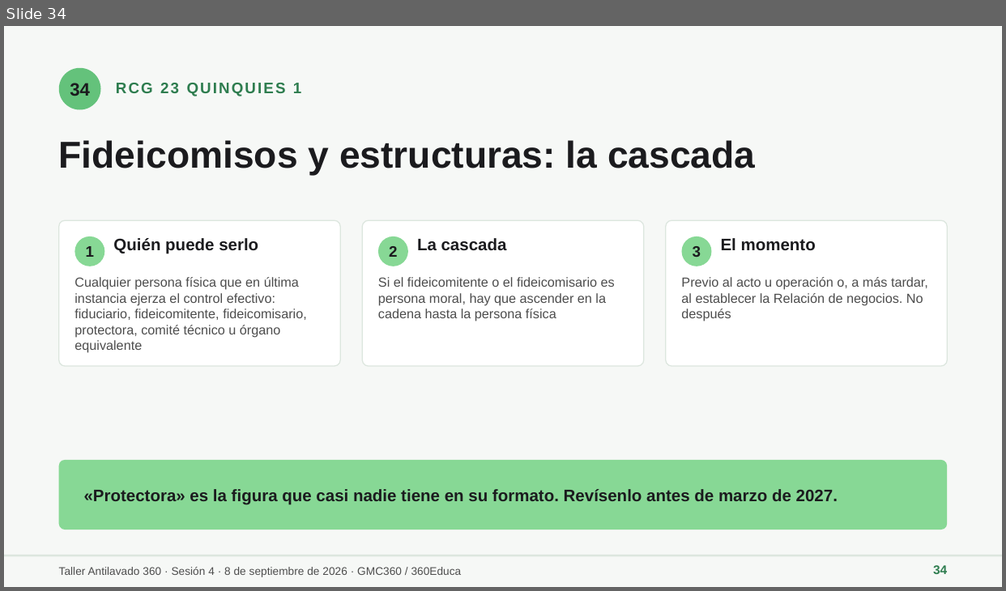
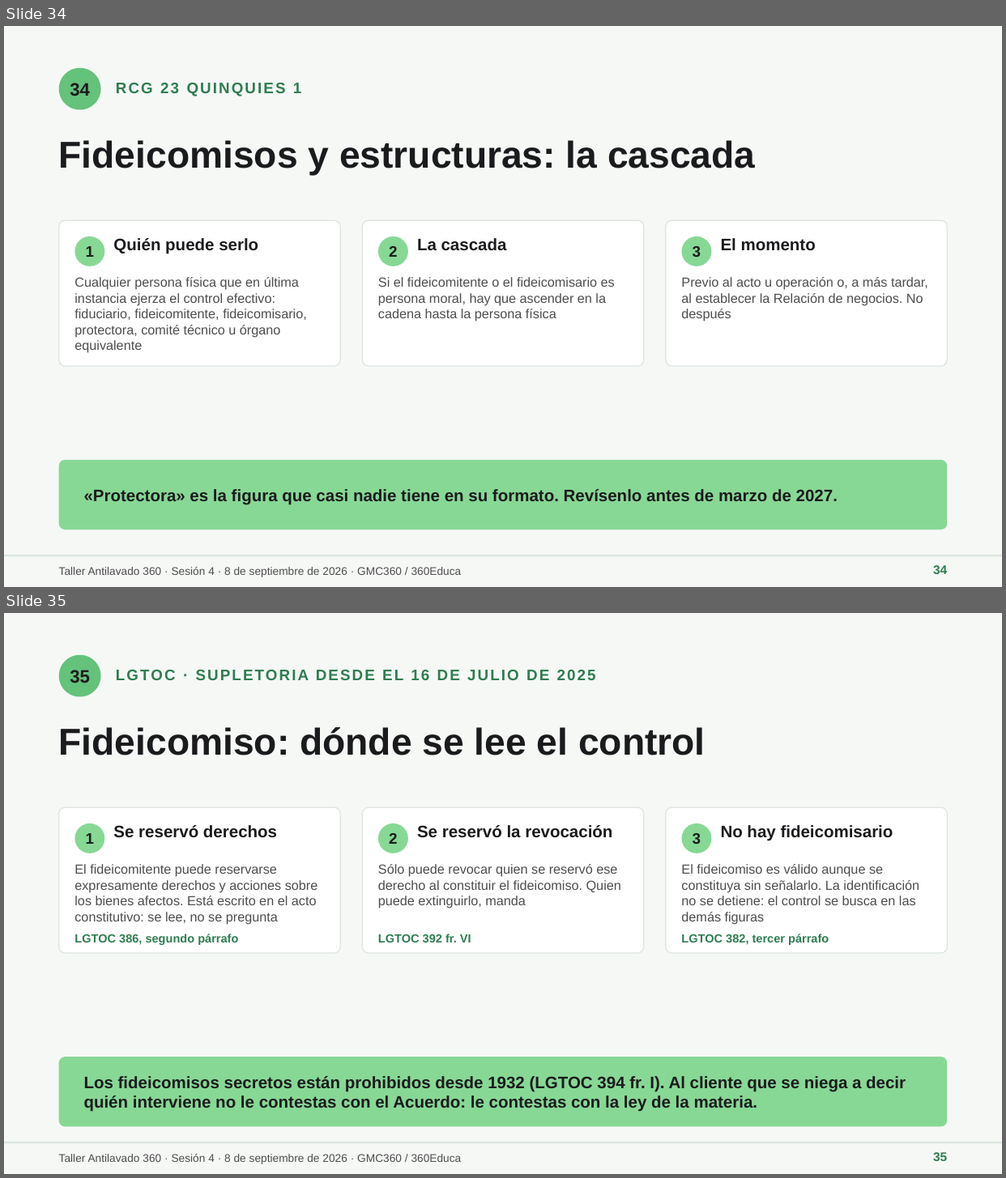
Before and after one commit to maribelvazquez/S01-TAV-IDENTIFICACION, a slide deck: s04/descargables/S04_ALU_01_Presentacion.pptx. Shown one above the other, each under a label of ours: slide 34 before the commit, slides 34 and 35 after it. The pictures are 1006x591 and 1006x1178 pixels, drawn with LibreOffice and Linux fonts; fonts in the diff are those of the drawing. Boxes give left, top, right and bottom in pixels: in the first picture for what was removed or moved away, otherwise in the second. Text is boxed around its words. In the diff, an @@ line names an element or a change of style, - is before the commit and + after.

```diff
--- a/s04/descargables/S04_ALU_01_Presentacion.pptx
+++ b/s04/descargables/S04_ALU_01_Presentacion.pptx
@@ slide 35 added at (4,613,1002,1174), background #F6F8F6 @@
@@ ellipse added at (59,655,101,696), fill #64C27B @@
@@ text added at (70,670,90,683), 13 pt, text #1B1B1E, bold @@
+35
@@ text added at (59,727,705,756), 27 pt, text #1B1B1E, bold @@
+Fideicomiso: dónde se lee el control
@@ rounded rectangle added at (59,807,340,953), fill #FFFFFF, outline #DCE6DE 0.75 pt @@
@@ ellipse added at (74,824,104,854), fill #87D895 @@
@@ text added at (113,825,277,838), 12 pt, text #1B1B1E, bold @@
+Se reservó derechos
@@ rounded rectangle added at (362,807,644,953), fill #FFFFFF, outline #DCE6DE 0.75 pt @@
@@ ellipse added at (378,824,408,854), fill #87D895 @@
@@ text added at (417,825,612,838), 12 pt, text #1B1B1E, bold @@
+Se reservó la revocación
@@ rounded rectangle added at (666,807,947,953), fill #FFFFFF, outline #DCE6DE 0.75 pt @@
@@ ellipse added at (682,824,711,854), fill #87D895 @@
@@ text added at (721,825,893,841), 12 pt, text #1B1B1E, bold @@
+No hay fideicomisario
@@ text added at (86,833,94,844), 11 pt, text #1B1B1E, bold @@
+1
@@ text added at (389,833,397,844), 11 pt, text #1B1B1E, bold @@
+2
@@ text added at (692,833,701,844), 11 pt, text #1B1B1E, bold @@
+3
@@ text added at (74,864,318,925), 9.5 pt, text #4D4D4D @@
+El fideicomitente puede reservarse expresamente derechos y acciones sobre los bienes afectos. Está escrito en el acto constitutivo: se lee, no se pregunta
@@ text added at (378,864,621,909), 9.5 pt, text #4D4D4D @@
+Sólo puede revocar quien se reservó ese derecho al constituir el fideicomiso. Quien puede extinguirlo, manda
@@ text added at (681,864,919,925), 9.5 pt, text #4D4D4D @@
+El fideicomiso es válido aunque se constituya sin señalarlo. La identificación no se detiene: el control se busca en las demás figuras
@@ text added at (74,934,238,945), 8.5 pt, text #2E7D4F, bold @@
+LGTOC 386, segundo párrafo
@@ text added at (378,934,471,943), 8.5 pt, text #2E7D4F, bold @@
+LGTOC 392 fr. VI
@@ text added at (681,934,829,945), 8.5 pt, text #2E7D4F, bold @@
+LGTOC 382, tercer párrafo
@@ rounded rectangle added at (59,1057,947,1127), fill #87D895 @@
@@ text added at (84,1076,906,1112), 12 pt, text #1B1B1E, bold @@
+Los fideicomisos secretos están prohibidos desde 1932 (LGTOC 394 fr. I). Al cliente que se niega a decir quién interviene no le contestas con el Acuerdo: le contestas con la ley de la materia.
@@ text added at (375,1076,671,1108), 11 pt, text #2E7D4F, bold @@
+LGTOC · SUPLETORIA DESDE EL 16 DE JULIO DE 2025
@@ rectangle added at (4,1142,1002,1144), fill #DCE6DE @@
@@ text added at (59,1154,462,1165), 8 pt, text #4D4D4D @@
+Taller Antilavado 360 · Sesión 4 · 8 de septiembre de 2026 · GMC360 / 360Educa
@@ text added at (933,1152,947,1161), 9 pt, text #2E7D4F, bold @@
+35
```
Also in this commit, not shown: 8 slides changed, 3 other files.
